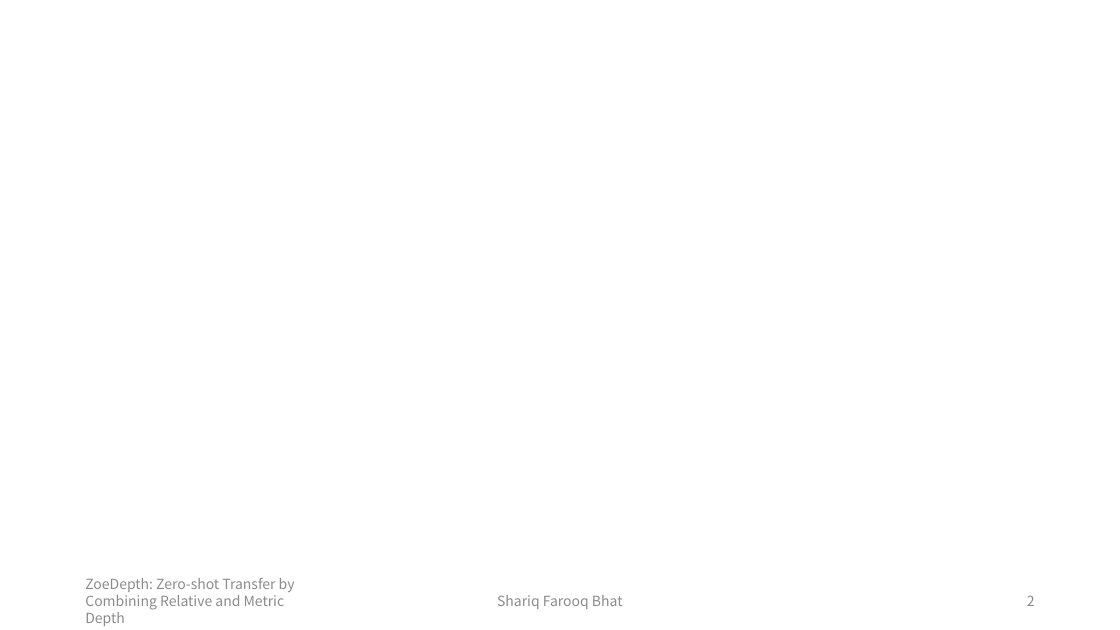
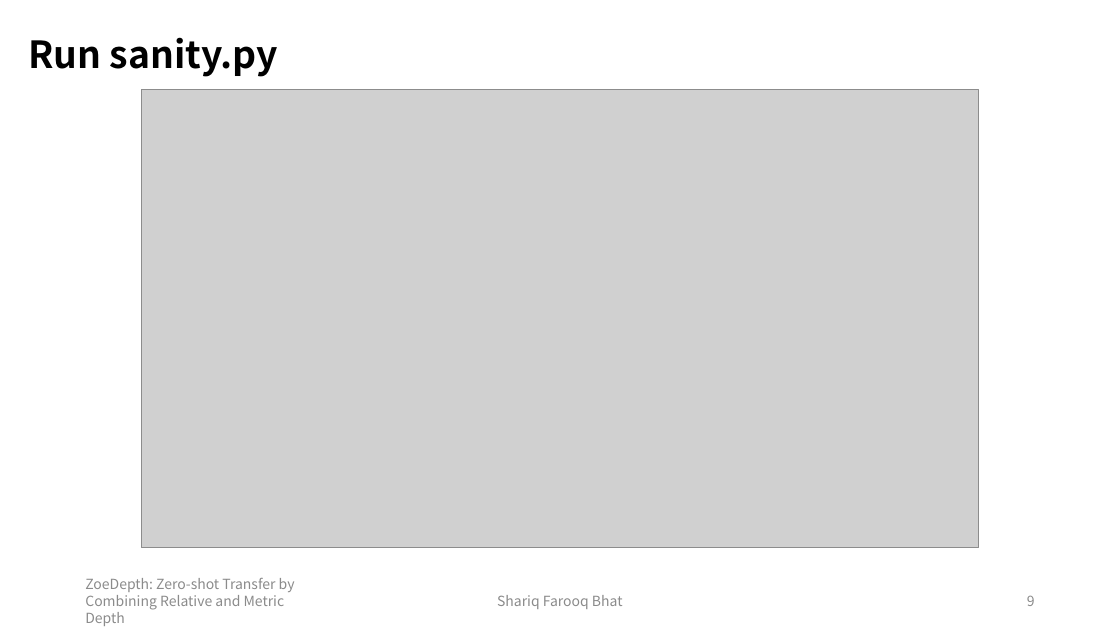
Before and after one commit to Haruko386/My-Report, a slide deck: slide 10 of 汇报II.II/2025年1月3日汇报.pptx (slide 3 before the commit). Drawn at 1120x630 pixels with LibreOffice and Linux fonts; fonts in the diff are those of the drawing; grey boxes stand for pictures. Boxes give left, top, right and bottom in pixels: in the first picture for what was removed or moved away, otherwise in the second. Text is boxed around its words. In the diff, an @@ line names an element or a change of style, - is before the commit and + after.

```diff
--- a/汇报II.II/2025年1月3日汇报.pptx
+++ b/汇报II.II/2025年1月3日汇报.pptx
@@ text added at [28,37,278,77], 32 pt, text #000000, bold @@
+Run sanity.py
@@ picture added at [141,89,979,548] @@
@@ page number at [1027,595,1035,606]: text changed @@
-2
+9
```
Also in this commit, not shown: 4 other slides changed, 13 slides added, 2 other files.
